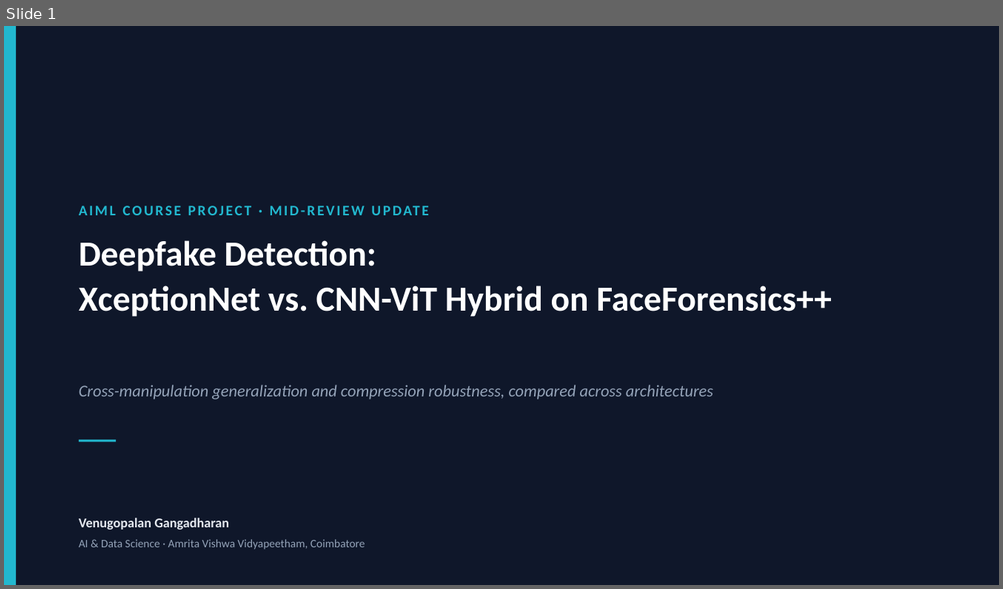
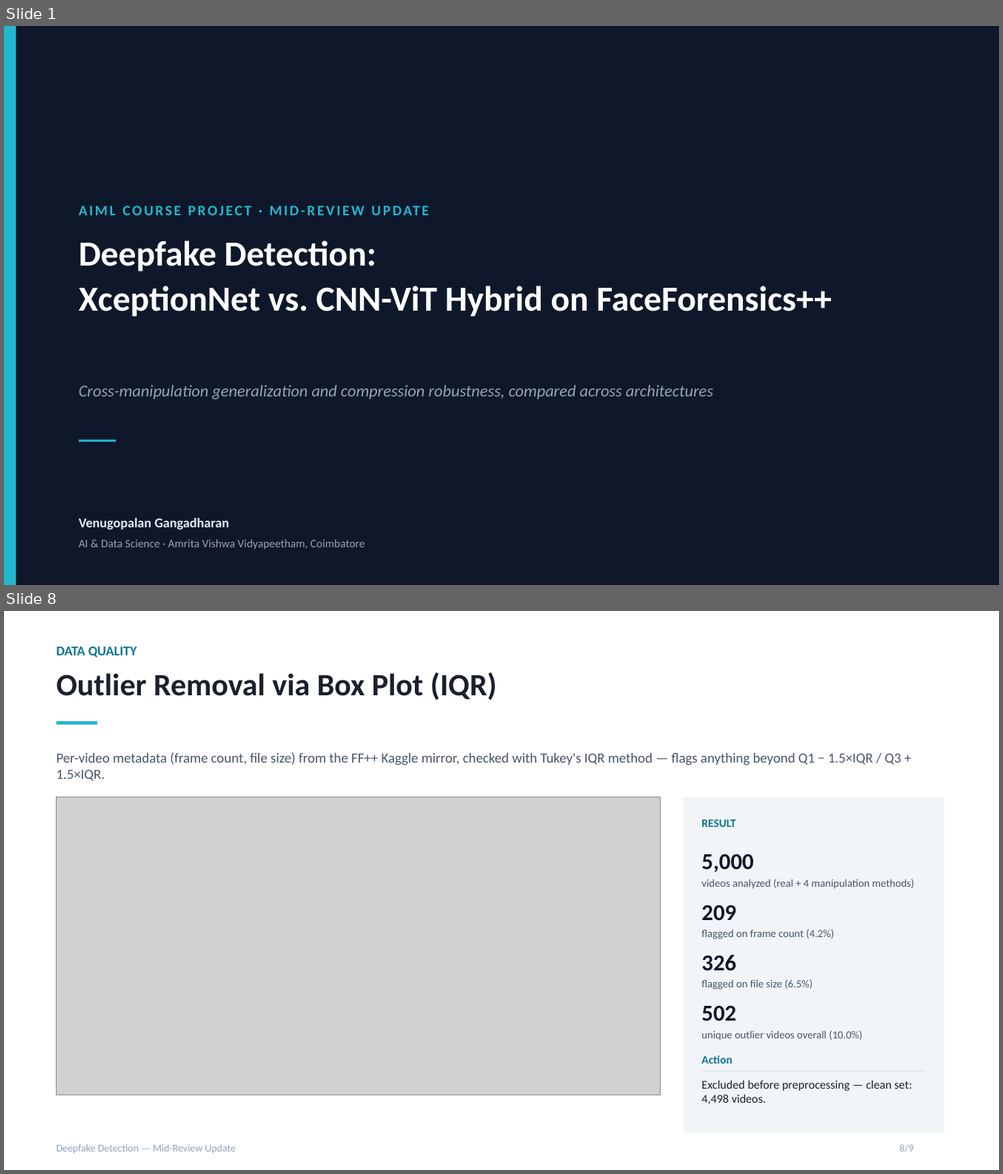
Before and after one commit to DUNE-ODYSSEY/deepfake-detection, a slide deck: docs/mid_review_update.pptx. Shown one above the other, each under a label of ours: slide 1 before the commit, slides 1 and 8 after it; the slides between them are not shown. The pictures are 1003x589 and 1003x1174 pixels, drawn with LibreOffice and Linux fonts; fonts in the diff are those of the drawing; grey boxes stand for pictures. Boxes give left, top, right and bottom in pixels: in the first picture for what was removed or moved away, otherwise in the second. Text is boxed around its words. In the diff, an @@ line names an element or a change of style, - is before the commit and + after.

Commit message:
Add box-plot outlier analysis and update mid-review slides
Flag outliers on frame count and file size via IQR across the 5,000
videos in use (real + 4 manipulation methods); add a deck slide with
the chart and results, and refresh the STATUS slide now that dataset
download and a preprocessing dry-run are done.

```diff
--- a/docs/mid_review_update.pptx
+++ b/docs/mid_review_update.pptx
@@ slide 8 added at (4, 611, 999, 1170), background #FFFFFF @@
@@ text added at (57, 647, 137, 658), 13 pt, text #0E7490, bold @@
+DATA QUALITY
@@ text added at (57, 672, 497, 700), 30 pt, text #1A202C, bold @@
+Outlier Removal via Box Plot (IQR)
@@ rectangle added at (57, 721, 97, 724), fill #22B8CF @@
@@ text added at (57, 752, 901, 781), 13.5 pt, text #475569 @@
+Per-video metadata (frame count, file size) from the FF++ Kaggle mirror, checked with Tukey's IQR method — flags anything beyond Q1 − 1.5×IQR / Q3 + 1.5×IQR.
@@ picture added at (57, 797, 660, 1095) @@
@@ rectangle added at (683, 797, 944, 1133), fill #F1F5F9 @@
@@ text added at (701, 820, 735, 827), 11 pt, text #0E7490, bold @@
+RESULT
@@ text added at (701, 854, 753, 872), 22 pt, text #0F172A, bold @@
+5,000
@@ text added at (701, 879, 914, 889), 10.5 pt, text #475569 @@
+videos analyzed (real + 4 manipulation methods)
@@ text added at (701, 906, 736, 921), 22 pt, text #0F172A, bold @@
+209
@@ text added at (701, 929, 834, 940), 10.5 pt, text #475569 @@
+flagged on frame count (4.2%)
@@ text added at (701, 955, 736, 971), 22 pt, text #0F172A, bold @@
+326
@@ text added at (701, 980, 813, 990), 10.5 pt, text #475569 @@
+flagged on file size (6.5%)
@@ text added at (701, 1006, 736, 1022), 22 pt, text #0F172A, bold @@
+502
@@ text added at (701, 1031, 862, 1041), 10.5 pt, text #475569 @@
+unique outlier videos overall (10.0%)
@@ text added at (701, 1056, 731, 1064), 11 pt, text #0E7490, bold @@
+Action
@@ rectangle added at (702, 1071, 925, 1072), fill #E2E8F0 @@
@@ text added at (701, 1080, 912, 1105), 11.5 pt, text #1A202C @@
+Excluded before preprocessing — clean set: 4,498 videos.
@@ text added at (57, 1145, 236, 1153), 10 pt, text #94A3B8 @@
+Deepfake Detection — Mid-Review Update
@@ text added at (899, 1145, 914, 1152), 10 pt, text #94A3B8 @@
+8/9
```
Also in this commit, not shown: 7 slides changed, 2 other files.
